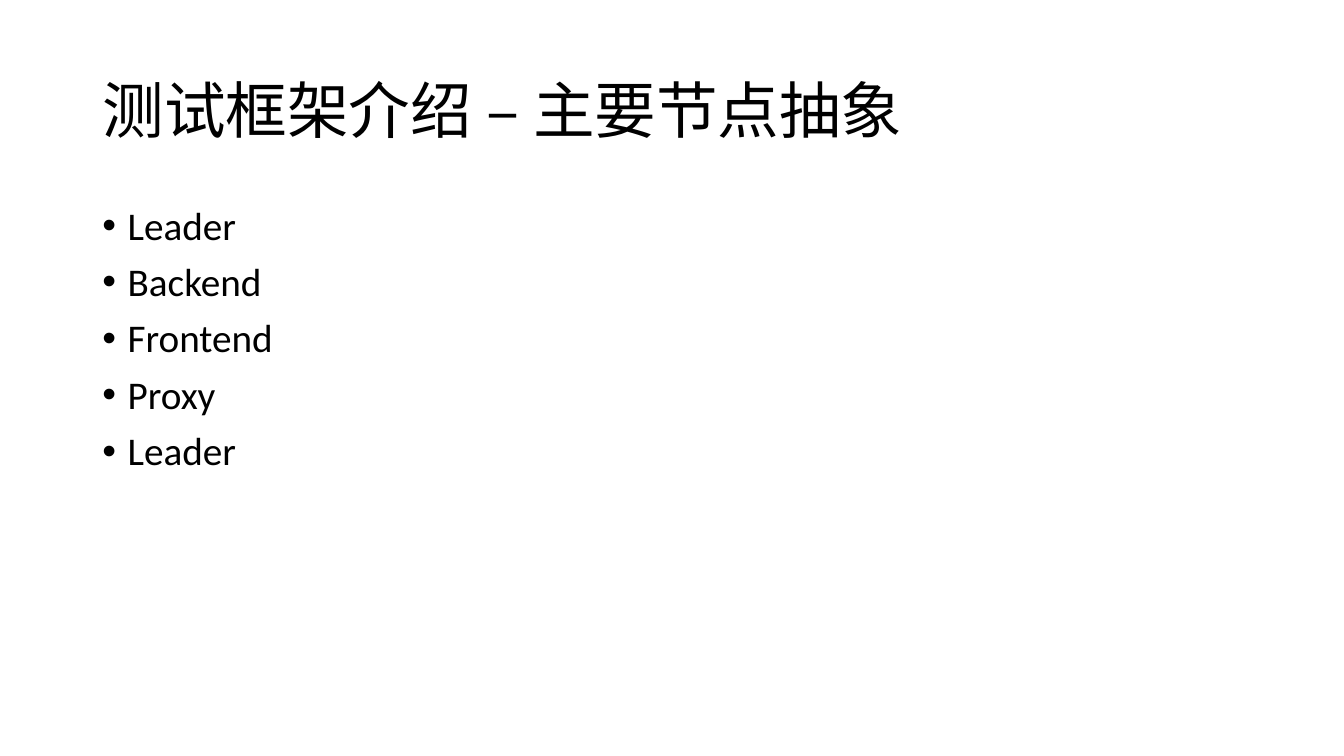
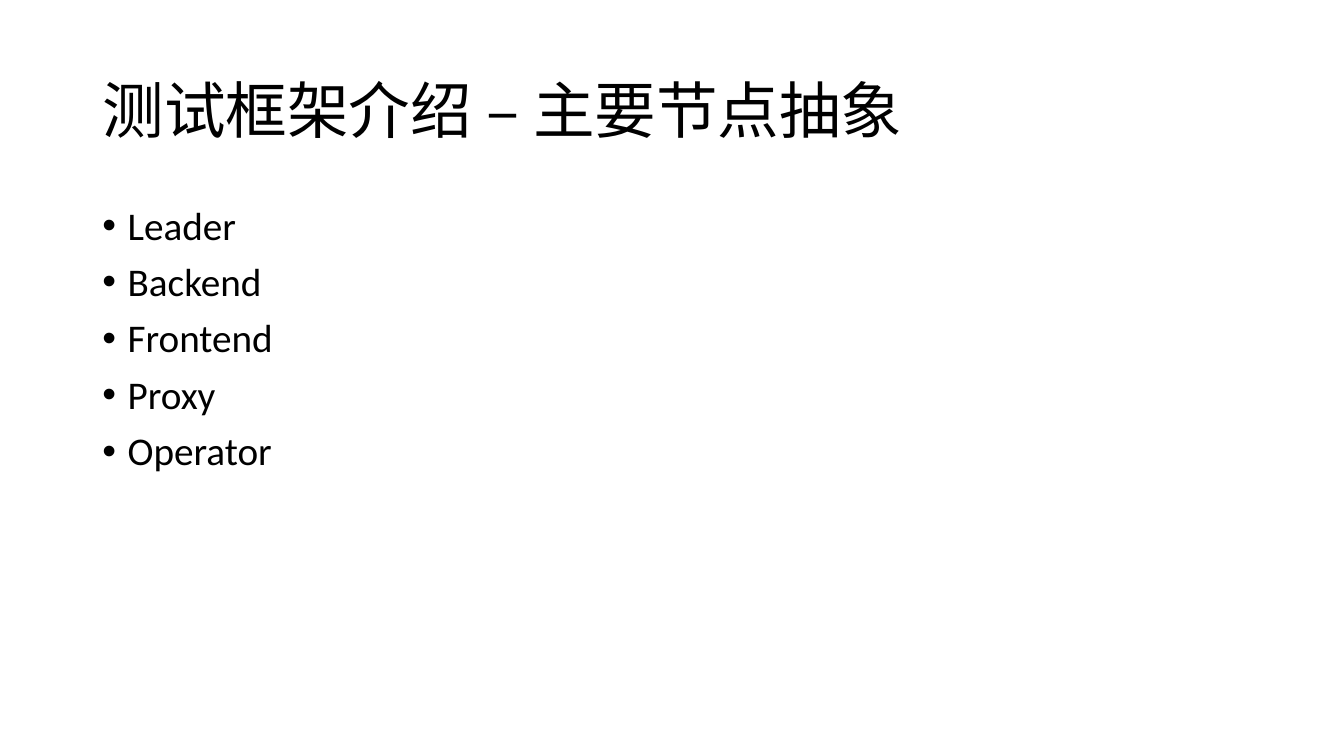
Before and after one commit to fhydralisk/report_hw, a slide deck: slide 7 of 1.15-odl 2pc simulate.pptx. Drawn at 1344x756 pixels with LibreOffice and Linux fonts; fonts in the diff are those of the drawing. Boxes give left, top, right and bottom in pixels: in the first picture for what was removed or moved away, otherwise in the second. Text is boxed around its words. In the diff, an @@ line names an element or a change of style, - is before the commit and + after.

```diff
--- a/1.15-odl 2pc simulate.pptx
+++ b/1.15-odl 2pc simulate.pptx
@@ text at bbox=[128, 439, 272, 472]: text changed @@
-• Leader
+• Operator
```
Also in this commit, not shown: 9 other slides changed, 4 slides added.
